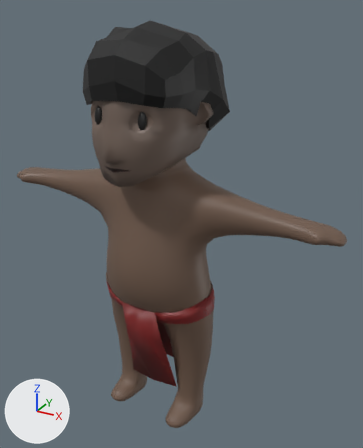
One commit to the FBX model game/characters/NPC/NPC_fbx/NPC1.fbx: the scene before it, then after it.
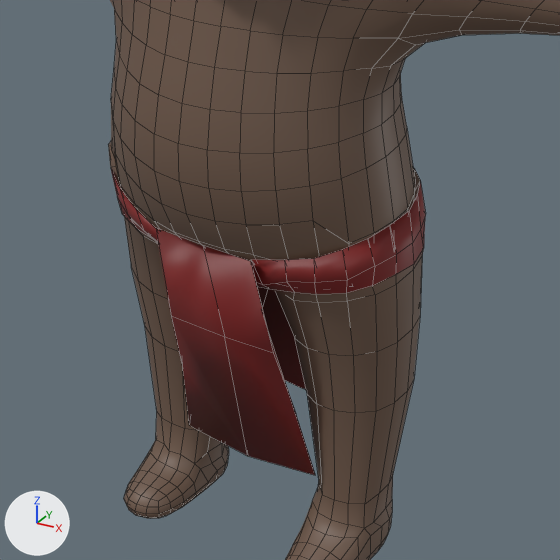
There are two pictures of each version: one whole from a 50 mm camera at (2.03, -3.39, 3.39) aimed at (0.17, -0.01, 1.7), one close up on the part from 19% to 72% of the width and 50% to 93% of the height. Lighting does not change. The marker at lower left points along +X, +Y and +Z. The close-ups show mesh edges as thin lines. Where no turn or scale is listed for an object, it has been applied to the vertices.

Before the edit, the objects in view are built like this:
```python
me_cube_002 = bpy.data.meshes.new('Cube.002')
me_cube_002.from_pydata(...)  # 1595 vertices, 1589 faces; spans x -1.51..1.52, y -0.42..0.36, z -2.5..0.21
# faces by material slot: [1516, 1, 72]
me_cube_002.materials.append(mat_skintone)  # brown #70594b
me_cube_002.materials.append(mat_pants)  # black #1b1b1b
me_cube_002.materials.append(mat_leather_belt)  # dark red #7c1c1c
ob_body = bpy.data.objects.new('body', me_cube_002)
ob_body.location = (0.007, -0.123, 2.35)
```
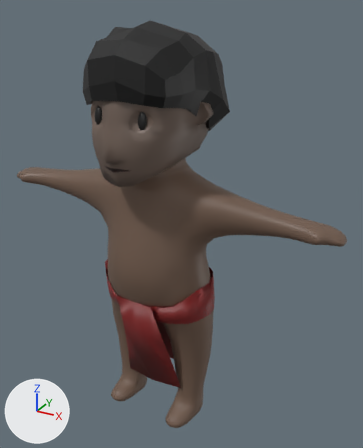
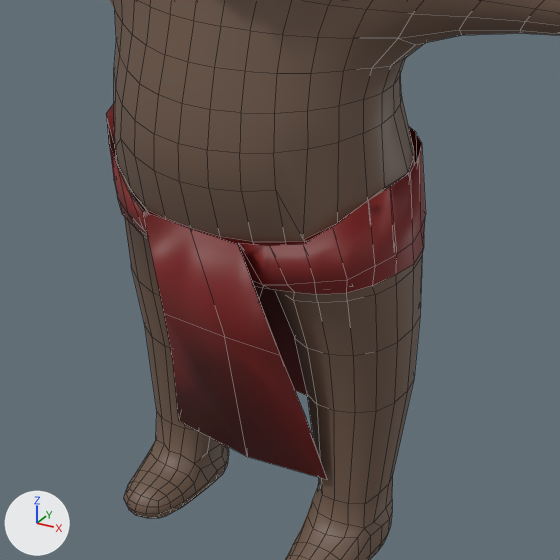
Diff of the bpy script that builds the scene:
```diff
--- a/game/characters/NPC/NPC_fbx/NPC1.fbx.py
+++ b/game/characters/NPC/NPC_fbx/NPC1.fbx.py
@@ me_cube_002 @@
 # used by ob_body; location = (0.007, -0.123, 2.35)
-me_cube_002.from_pydata(...)  # 1595 vertices, 1589 faces; spans x -1.51..1.52, y -0.42..0.36, z -2.5..0.21
-me_cube_002.materials.append(mat_pants)  # black #1b1b1b
+me_cube_002.from_pydata(...)  # 1595 vertices, 1578 faces; spans x -1.51..1.52, y -0.42..0.36, z -2.5..0.21
+# me_cube_002 part 1
+# 11 faces are deleted
+# 9 vertices in x -0.26..0.47, y -0.1..0.36, z -1.24..-1.19 move by (0.0, 0.0, 0.13)
+# 8 vertices in x -0.42..0.49, y -0.17..0.35, z -1.23..-1.17 move by (0.0, 0.0, 0.12)
+# 5 vertices in x -0.38..0.11, y 0.24..0.35, z -1.21..-1.11 move by (0.0, -0.02, 0.0)
+# 4 vertices in x -0.51..-0.48, y -0.13..0.12, z -1.17..-1.16 move by (0.0, 0.0, 0.11)
+# 3 vertices in x 0.0..0.16, y -0.33, z -1.27 move by (-0.02, -0.04, 0.07)
+# 3 vertices in x -0.1..0.26, y -0.4..-0.34, z -1.13..-1.12 move by (-0.01, 0.03, -0.07)
+# 62 vertices move from x -0.46..0.45, y -0.39..0.35, z -2.19..-0.95 to x -0.49..0.48, y -0.36..0.34, z -2.21..-1.06
+# me_cube_002 part 2: 107 faces spanning x -0.51..0.49, y -0.37..0.34, z -1.68..-1.05 switch from mat_skintone (brown #70594b) to mat_leather_belt (dark red #7c1c1c)
```

What differs and where, as boxes [x1, y1, x2, y2] in the close-ups (560 x 560 px):
'body', reshaped
    before: [108, 0, 560, 560]
    after: [106, 0, 560, 560]
part 1 of me_cube_002, cut back
    before: [108, 74, 426, 475]
    after: [106, 75, 426, 480]
part 2 of me_cube_002, recoloured
    before: [154, 195, 414, 236]
